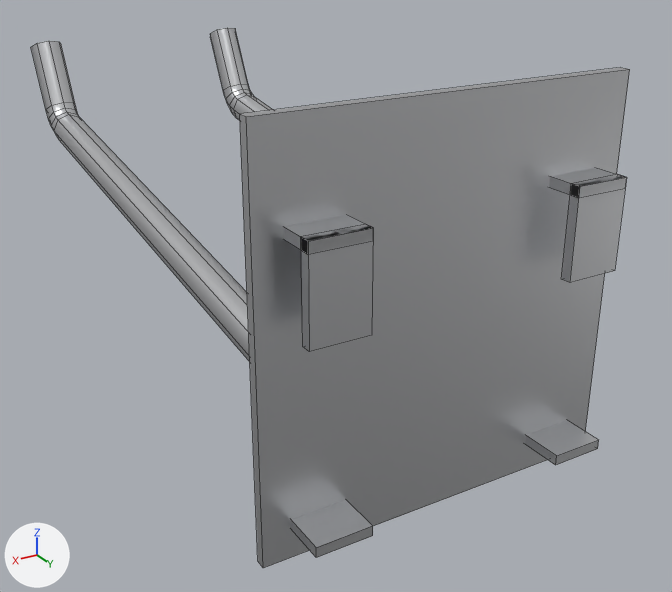
A saved change to the OBJ model models/werkzeugwand/einzelteile/haken_doppel.obj.
Camera for both pictures: a 50 mm lens placed at (0.086, 0.0838, 0.0293), pointed at (0.012, -0.0395, -0.0324). The axes (+X, +Y, +Z) are drawn at lower left. The lights are the same throughout. The older version comes first. Mesh edges are drawn as thin lines. Where no turn or scale is listed for an object, it has been applied to the vertices. Vertices at exactly the same position are counted once.

Names of what the first picture shows: 'Vorlage_Haken_doppel'.
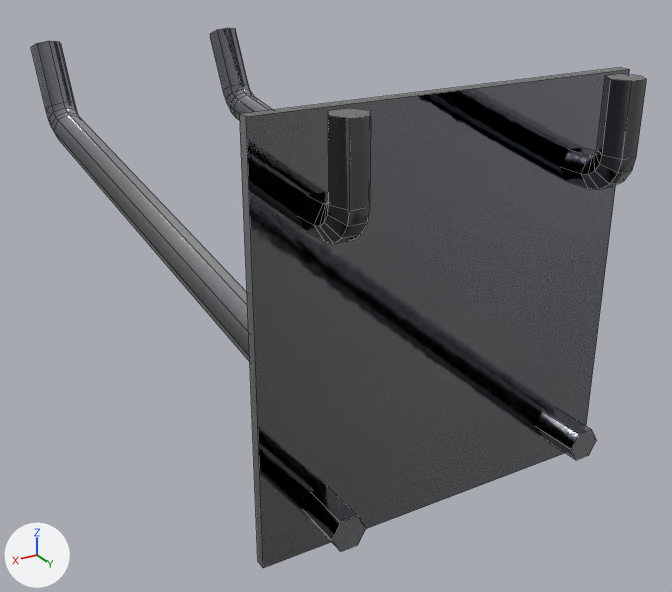
Boxes (x1, y1, x2, y2) around the edits, measured in the pictures (672 x 592 px):
'Vorlage_Haken_doppel', surface changed, reshaped (white to grey)
    before: (31, 28, 630, 568)
    after: (31, 28, 647, 568)
part 1 of me_vorlage_haken_doppel, added
    after: (535, 407, 596, 460)
part 2 of me_vorlage_haken_doppel, added
    after: (302, 486, 366, 551)
part 3 of me_vorlage_haken_doppel, added
    after: (561, 74, 647, 189)
part 4 of me_vorlage_haken_doppel, added
    after: (297, 108, 371, 244)
part 5 of me_vorlage_haken_doppel, deleted
    before: (291, 500, 373, 558)
part 6 of me_vorlage_haken_doppel, deleted
    before: (525, 420, 599, 465)
part 7 of me_vorlage_haken_doppel, deleted
    before: (549, 168, 626, 283)
part 8 of me_vorlage_haken_doppel, deleted
    before: (284, 215, 373, 352)
part 9 of me_vorlage_haken_doppel, surface changed (darker)
    both: (31, 28, 630, 568)

Edits to the bpy script that builds the scene:
```text
Add img_lochwand_haken_rough_png:
    img_lochwand_haken_rough_png = load_image('lochwand_haken_rough.png', '../texturen/lochwand_haken_rough.png', 512, 512, 'sRGB')
Add img_lochwand_haken_co_png:
    img_lochwand_haken_co_png = load_image('lochwand_haken_co.png', '../texturen/lochwand_haken_co.png', 512, 512, 'sRGB')
Add img_lochwand_haken_metal_png:
    img_lochwand_haken_metal_png = load_image('lochwand_haken_metal.png', '../texturen/lochwand_haken_metal.png', 512, 512, 'sRGB')
Add img_lochwand_haken_normal_png:
    img_lochwand_haken_normal_png = load_image('lochwand_haken_normal.png', '../texturen/lochwand_haken_normal.png', 512, 512, 'sRGB')
Change mat_lochwand_haken:
    remove # nodes: BsdfPrincipled, OutputMaterial
    remove # colours: white #e1e2e5
    nodes: BsdfPrincipled, NormalMap, OutputMaterial, TexImage x4
    uses the picture img_lochwand_haken_co_png
    uses the picture img_lochwand_haken_metal_png
    uses the picture img_lochwand_haken_normal_png
    uses the picture img_lochwand_haken_rough_png
Change me_vorlage_haken_doppel:
    used by ob_vorlage_haken_doppel; location = (0.0, 0.0, 0.0)
    remove me_vorlage_haken_doppel.from_pydata(...)  # 148 vertices, 126 faces; spans x -0.008..0.046, y -0.1097..0.006, z -0.047..0.009
    add me_vorlage_haken_doppel.from_pydata(...)  # 212 vertices, 182 faces; spans x -0.008..0.046, y -0.1097..0.0086, z -0.047..0.0097
    me_vorlage_haken_doppel part 1: a new loose piece, a 6-sided cylinder along y spanning x -0.0024..0.0024, y -0.0008..0.007, z -0.0424..-0.0382, in mat_lochwand_haken
    me_vorlage_haken_doppel part 2: a new loose piece, a 6-sided cylinder along y spanning x 0.0356..0.0404, y -0.0008..0.007, z -0.0424..-0.0382, in mat_lochwand_haken
    me_vorlage_haken_doppel part 3: a new loose piece of 42 vertices spanning x -0.0024..0.0024, y -0.0008..0.0086, z -0.0044..0.0097, in mat_lochwand_haken
    me_vorlage_haken_doppel part 4: a new loose piece of 42 vertices spanning x 0.0356..0.0404, y -0.0008..0.0086, z -0.0044..0.0097, in mat_lochwand_haken
    me_vorlage_haken_doppel part 5: the loose piece of 8 vertices spanning x 0.034..0.042, y -0.0005..0.006, z -0.0428..-0.0413 is deleted
    me_vorlage_haken_doppel part 6: the loose piece of 8 vertices spanning x -0.004..0.004, y -0.0005..0.006, z -0.0428..-0.0413 is deleted
    me_vorlage_haken_doppel part 7
    14 vertices are removed from x -0.004..0.004, y -0.0005..0.005, z -0.016..-0.0033
    12 faces are deleted
    me_vorlage_haken_doppel part 8
    14 vertices are removed from x 0.034..0.042, y -0.0005..0.005, z -0.016..-0.0033
    12 faces are deleted
    me_vorlage_haken_doppel part 9: 90 kept faces spanning x -0.008..0.046, y -0.1097..-0.0002, z -0.047..0.009 get new texture (UV) coordinates
```
